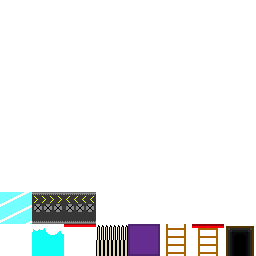
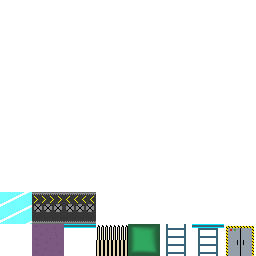
Revision of a layered 256×256 image; what changed, layer by layer:
painted on "One-Way" over [64, 224, 96, 228]
painted on "Block" over [32, 224, 64, 256]
painted on "Ladder-OneWay" over [192, 224, 224, 256]
painted on "Ladder" over [166, 224, 186, 256]
painted on "Bounce" over [128, 224, 160, 256]
painted on "Door" over [226, 226, 254, 256]
